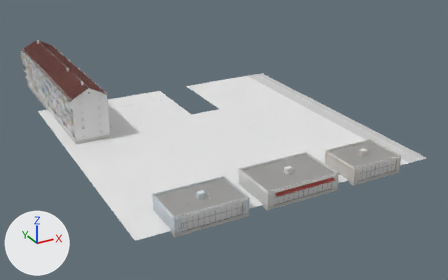
One commit to the glTF model dushanbe_city/assets/city/chunks/chunk_0_2.glb: the scene before it, then after it.
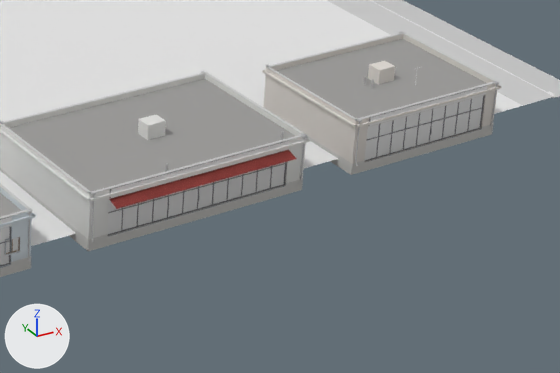
The first picture shows the older version from a camera (50 mm lens) standing at (-344.3, -126.7, 86.1) and looking at (-244.4, 55.0, -4.7). The close-ups show the older and then the newer version on the part from 53% to 94% of the width and 46% to 89% of the height of that picture. Only the edits that show in the close-ups are written down. Every picture has the same lights, and +X, +Y and +Z are marked at lower left. Objects named as collision shapes, trigger or cutter boxes, shadow casters or lower levels of detail are left out. Vertices at exactly the same position are counted once.

In view in the first close-up: 'base', 'detail'.
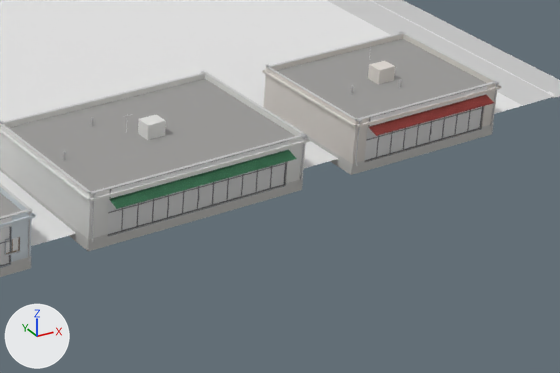
What differs and where, as boxes (x1, y1, x2, y2) in the close-ups (560 x 373 px):
part 1 of me_base, added (red): after (352, 92, 497, 164)
part 2 of me_base, recoloured (red to green): (109, 150, 297, 209) in both

What changed in the scene script:
```text
Change me_base:
    used by ob_base; location = (-250.0, 50.0, 0.0)
    remove me_base.from_pydata(...)  # 6274 vertices, 6370 faces; spans x -50.0..50.0, y -53.3..84.4, z -0.3..21.0
    add me_base.from_pydata(...)  # 6270 vertices, 6358 faces; spans x -50.0..50.0, y -53.3..84.4, z -0.3..21.0
    me_base part 1: 4 vertices added at x 19.5..34.5, y -53.3..-52.0, z 4.2..4.6
    me_base part 2: 635 kept faces spanning x -47.1..31.3, y -53.3..84.0, z 1.8..16.3 get new vertex colours
    other edits to the shape of me_base do not show in these pictures
```
